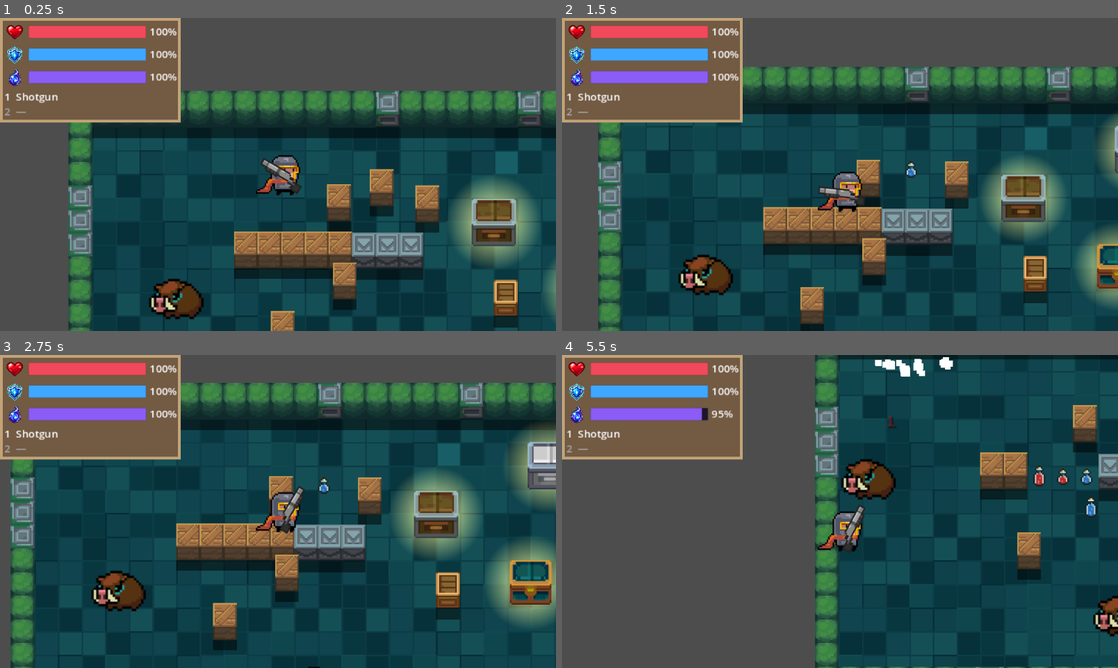
Above: before the commit, frames 1-4 (two rows, left to right).
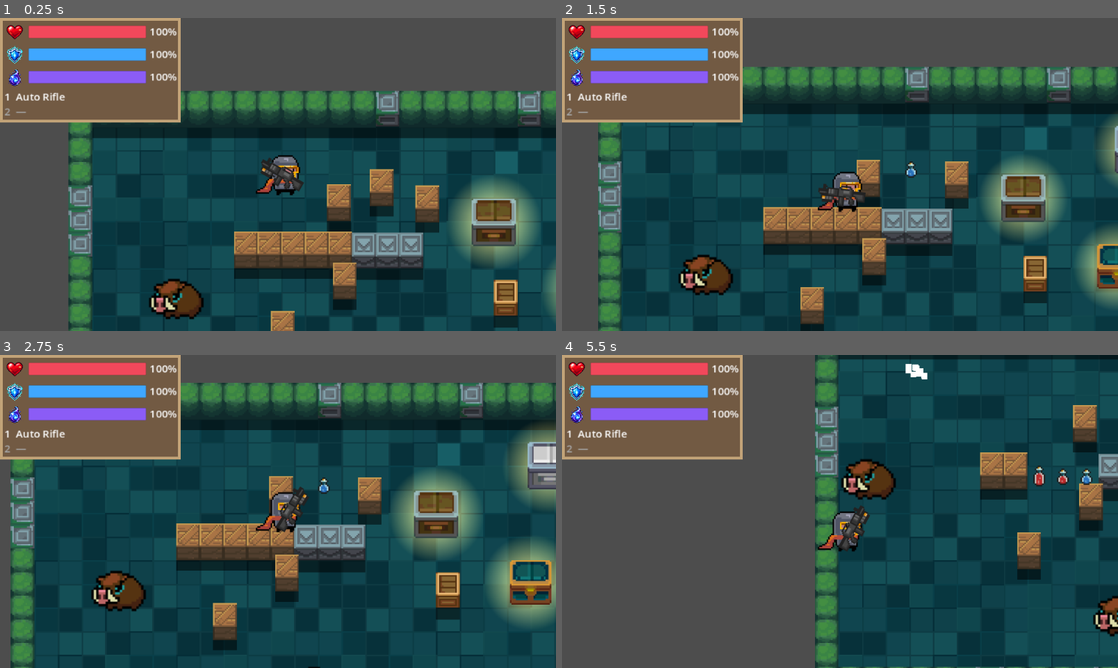
Above: after the commit, the same moments.

Repository: howtokys/eternal-sparks
Game: Godot game, scene res://scenes/First_Room.tscn
Two runs of this game, one before a commit and one after it. Both use one fixed random seed, a clock stepped at 60 frames per second and the inputs below.
Inputs (mouse positions are in pixels of both pictures, inside the frame that each line leads up to):
- Up to frame 1 (0.25 s): no input
- Up to frame 2 (1.5 s): tap Enter at 0.5 s; move the mouse to (962, 158) at 0.52 s; hold D (move_right) 0.53-1.28 s; hold E (interact) 0.53-1.28 s; click (962, 158) at 0.67 s; move the mouse to (728, 190) at 1.27 s; hold S (move_down) from 1.28 s (still down); tap 1 (weapon_slot_1) at 1.35 s
- Up to frame 3 (2.75 s): move the mouse to (333, 442) at 2.02 s; release S (move_down) at 2.03 s; hold D (move_right) from 2.03 s (still down); hold 2 (weapon_slot_2) from 2.03 s (still down)
- Up to frame 4 (5.5 s): move the mouse to (812, 574) at 2.77 s; release D (move_right) at 2.78 s; release 2 (weapon_slot_2) at 2.78 s; hold W (move_up) 2.78-3.53 s; tap E (interact) at 2.85 s; click (812, 574) at 2.92 s; move the mouse to (1006, 558) at 3.52 s; hold 1 (weapon_slot_1) 3.53-4.28 s; hold A (move_left) 3.53-5.03 s; move the mouse to (673, 464) at 4.27 s; tap 2 (weapon_slot_2) at 4.35 s; move the mouse to (867, 511) at 5.02 s; hold S (move_down) from 5.03 s (still down); hold E (interact) from 5.03 s (still down); click (867, 511) at 5.17 s

The runs differ from the first frame. In frame 1, 0.5% of the frame differs, in the area x 2-55%, y 23-57%; in frame 2, 0.5%; in frame 3, 0.4%; in frame 4, 1.6%, in the area x 2-98%, y 0-64%.

Commit message:
feat: update gun resources; replace Frost Spear texture with Gun texture and adjust weapon data references

Diff:
--- a/scenes/Player.tscn
+++ b/scenes/Player.tscn
@@ -6,8 +6,7 @@
 [ext_resource type="Script" uid="uid://deyfps0gdfuso" path="res://scripts/hurt_box.gd" id="4_qr83c"]
 [ext_resource type="PackedScene" uid="uid://dtpx4cociiagf" path="res://scenes/gun.tscn" id="6_70d11"]
 [ext_resource type="Script" uid="uid://hap3v5dcihvt" path="res://scripts/health_component.gd" id="6_cw2d6"]
-[ext_resource type="Texture2D" uid="uid://bmjusuu6pq5g7" path="res://sprites/Gun.png" id="6_khinc"]
-[ext_resource type="Resource" path="res://scripts/weapons/data/shotgun.tres" id="7_bruh7"]
+[ext_resource type="Resource" uid="uid://b5u5k7y2o6bnm" path="res://scripts/weapons/data/auto_rifle.tres" id="7_bruh7"]
 [ext_resource type="Script" uid="uid://bdlnm3owk34dd" path="res://scripts/Buffs/buff_manager.gd" id="7_cw2d6"]
 
 [sub_resource type="ShaderMaterial" id="ShaderMaterial_7r1i8"]
@@ -59,7 +58,6 @@
 
 [node name="Gun" parent="." unique_id=1295489834 instance=ExtResource("6_70d11")]
 position = Vector2(7, 4)
-texture = ExtResource("6_khinc")
 data = ExtResource("7_bruh7")
 
 [node name="Camera2D" type="Camera2D" parent="." unique_id=1614490843]
--- a/scenes/gun.tscn
+++ b/scenes/gun.tscn
@@ -1,9 +1,9 @@
 [gd_scene format=3 uid="uid://dtpx4cociiagf"]
 
 [ext_resource type="Shader" uid="uid://ea2nhax00dy6" path="res://Shaders/smooth_pixels.gdshader" id="1_gp1hk"]
-[ext_resource type="Texture2D" uid="uid://b0bnnnkqc2ewa" path="res://sprites/test_weapons/Sprite_Frost_Spear.png" id="2_6b133"]
+[ext_resource type="Texture2D" uid="uid://bmjusuu6pq5g7" path="res://sprites/Gun.png" id="2_6b133"]
 [ext_resource type="Script" uid="uid://dx5ofmngprb4j" path="res://scripts/gun.gd" id="3_6b133"]
-[ext_resource type="Resource" uid="uid://dxb83vtva2sgl" path="res://scripts/weapons/data/laser_gun.tres" id="4_6b133"]
+[ext_resource type="Resource" uid="uid://dlcvkppytv41f" path="res://scripts/weapons/data/pistol.tres" id="4_haq8l"]
 [ext_resource type="Script" uid="uid://svj33pb5ideb" path="res://scripts/weapon_hitbox.gd" id="5_hitbox"]
 
 [sub_resource type="ShaderMaterial" id="ShaderMaterial_8iju2"]
@@ -18,7 +18,7 @@
 texture = ExtResource("2_6b133")
 offset = Vector2(6, 0)
 script = ExtResource("3_6b133")
-data = ExtResource("4_6b133")
+data = ExtResource("4_haq8l")
 
 [node name="Marker2D" type="Marker2D" parent="." unique_id=1194314230]
 position = Vector2(13, 0)
